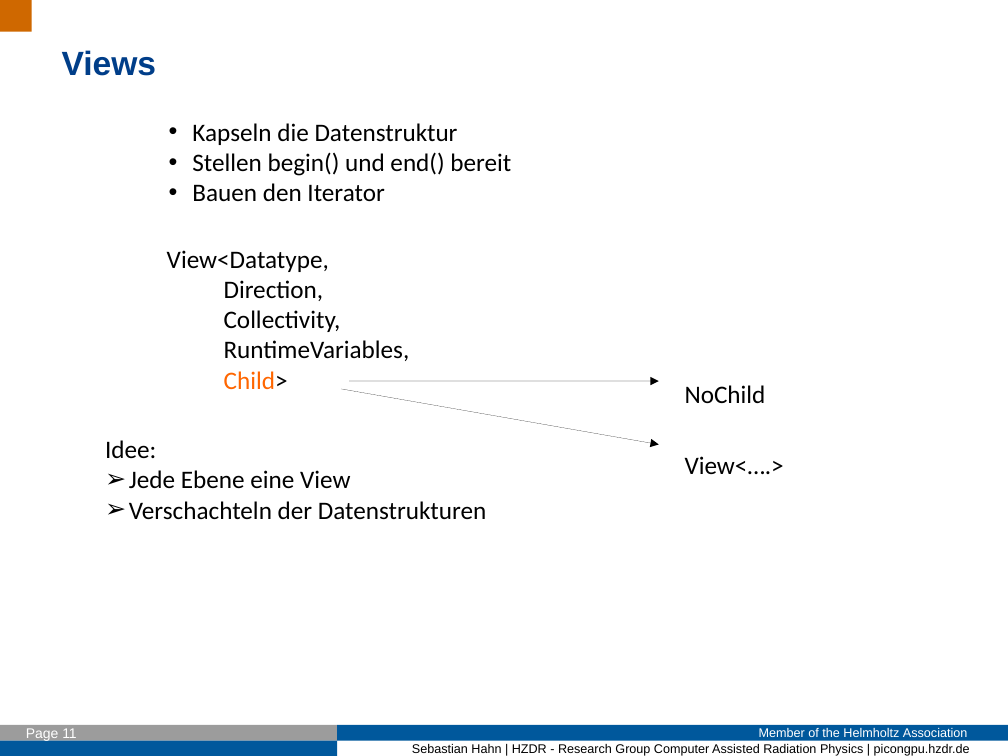
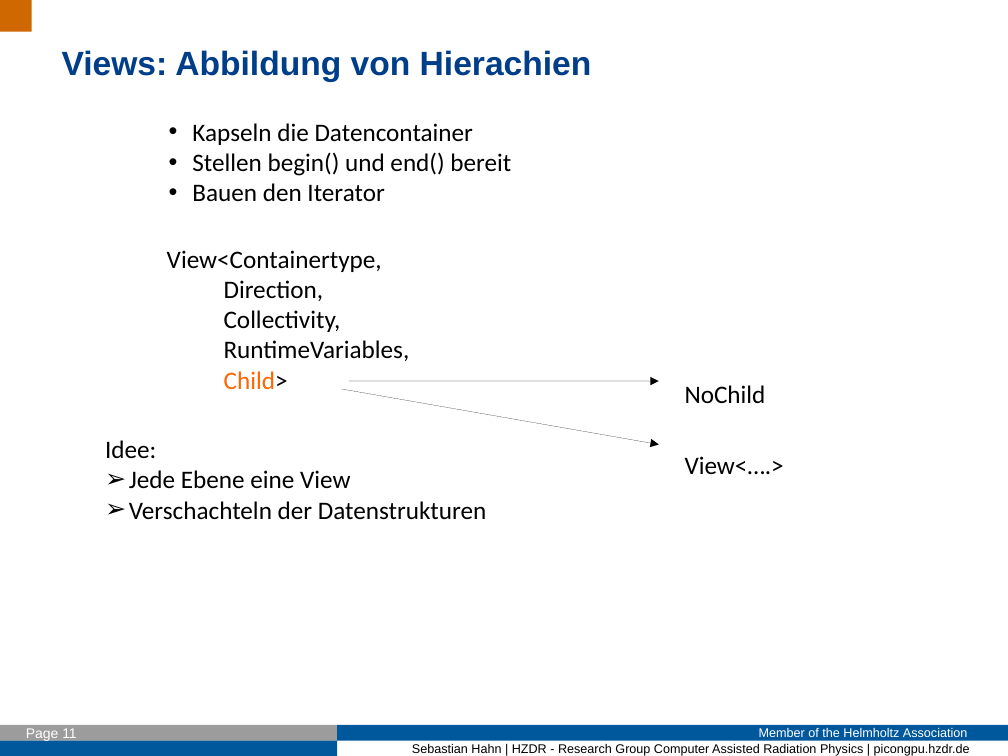
Before and after one commit to Fettpet/DeepIterator, a slide deck: slide 11 of Presi/2017_01_16_Intro.odp. Drawn at 1008x756 pixels with LibreOffice and Linux fonts; fonts in the diff are those of the drawing; background and template pictures are left out. Boxes give left, top, right and bottom in pixels: in the first picture for what was removed or moved away, otherwise in the second. Text is boxed around its words. In the diff, an @@ line names an element or a change of style, - is before the commit and + after.

```diff
--- a/Presi/2017_01_16_Intro.odp
+++ b/Presi/2017_01_16_Intro.odp
@@ text at <box>62,50,592,82</box>: text changed @@
-Views
+Views: Abbildung von Hierachien
@@ text at <box>192,123,473,145</box>: text changed @@
-• Kapseln die Datenstruktur
+• Kapseln die Datencontainer
@@ text at <box>167,250,382,272</box>: text changed @@
-View<Datatype,
+View<Containertype,
```
Also in this commit, not shown: 12 other slides changed, 6 slides added, 25 other files.
